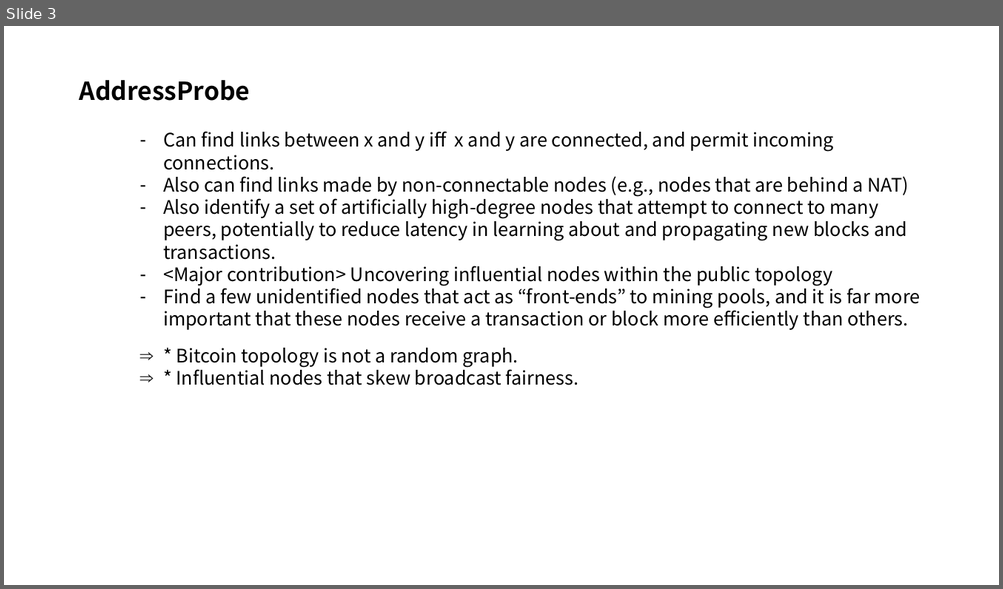
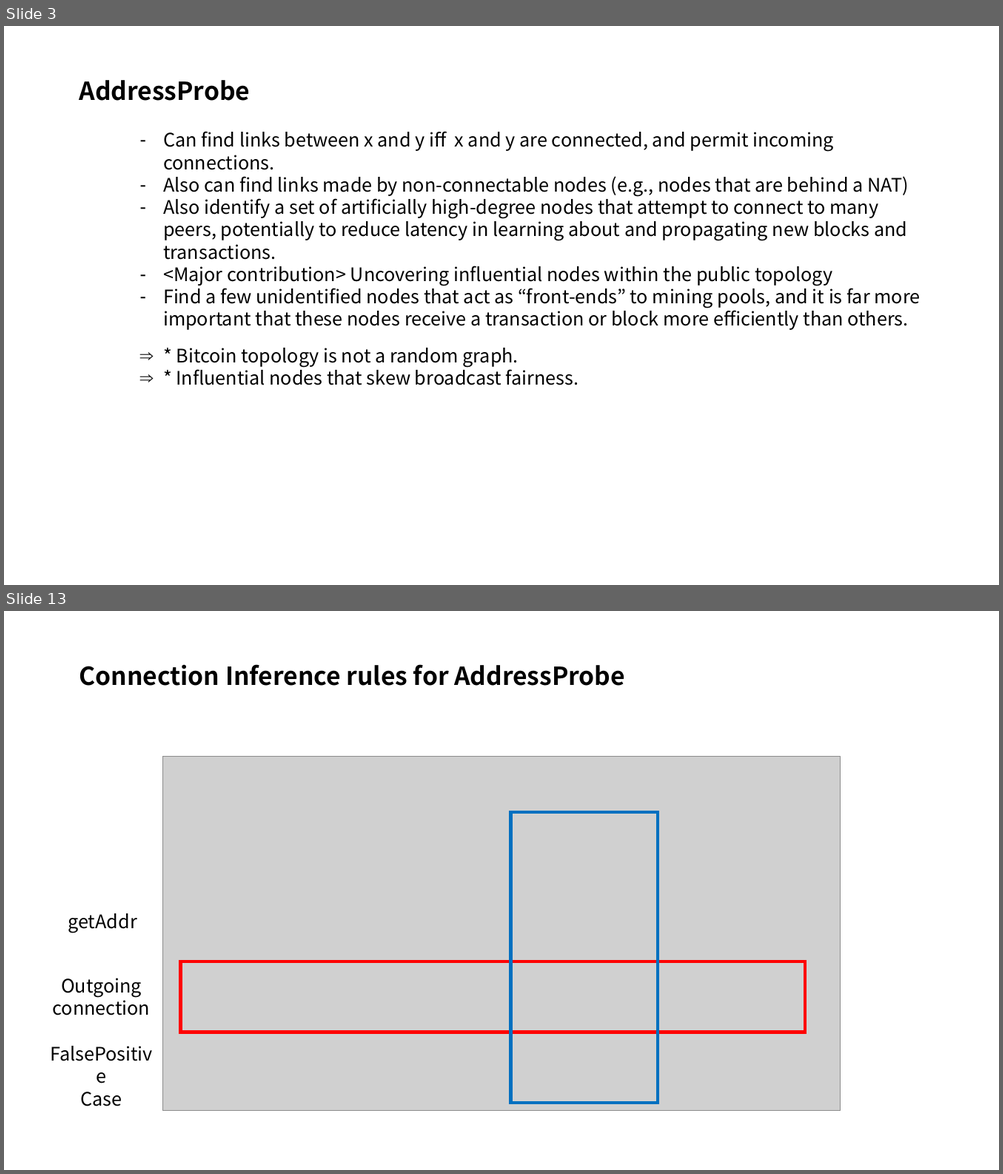
Before and after one commit to FelixSeol/paper, a slide deck: discovering/Discovering Bitcoin's Public topology.pptx. Shown one above the other, each under a label of ours: slide 3 before the commit, slides 3 and 13 after it; the slides between them are not shown. The pictures are 1003x589 and 1003x1174 pixels, drawn with LibreOffice and Linux fonts; fonts in the diff are those of the drawing; grey boxes stand for pictures. Boxes give left, top, right and bottom in pixels: in the first picture for what was removed or moved away, otherwise in the second. Text is boxed around its words. In the diff, an @@ line names an element or a change of style, - is before the commit and + after.

```diff
--- a/discovering/Discovering Bitcoin's Public topology.pptx
+++ b/discovering/Discovering Bitcoin's Public topology.pptx
@@ slide 13 added at bbox=[4, 611, 999, 1170], background #FFFFFF @@
@@ text added at bbox=[79, 664, 625, 686], 24 pt, text #000000, bold @@
+Connection Inference rules for AddressProbe
@@ picture added at bbox=[163, 757, 840, 1111] @@
@@ rectangle added at bbox=[511, 812, 657, 1103], outline #0070C0 3 pt @@
@@ text added at bbox=[68, 914, 136, 934], 18 pt, text #000000 @@
+getAddr
@@ rectangle added at bbox=[181, 962, 805, 1033], outline #FF0000 3 pt @@
@@ text added at bbox=[53, 978, 151, 1016], 18 pt, text #000000 @@
+Outgoing connection
@@ text added at bbox=[80, 1092, 122, 1107], 18 pt, text #000000 @@
+FalsePositive
+Case
```
Also in this commit, not shown: 3 slides changed, 8 other slides added, 1 slide removed.
